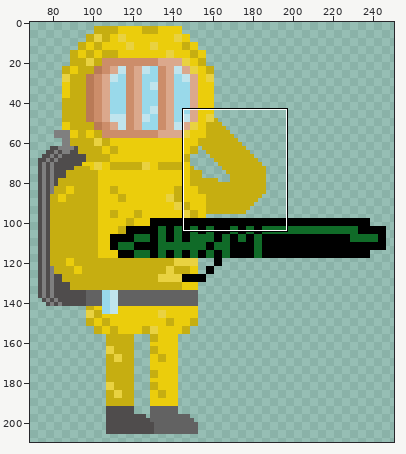
Two versions of one sprite sheet, Assets/GRAFIKI/NUREK/Reload/Reload4.png. Above, an overview of the earlier version with the close-up marked.
Close-up. Before:
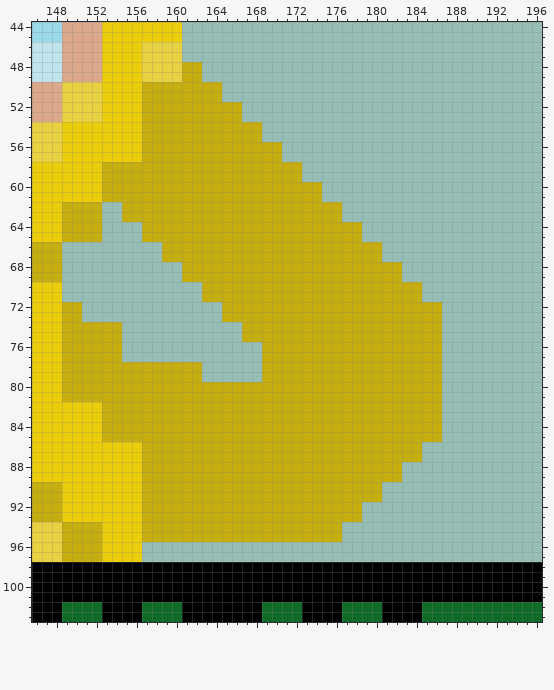
The file is 300x300 pixels. Colours within 5 levels of each other are drawn and written as one. Shown: x 146..196, y 44..103. The old version is drawn lined up with the new one, on the new canvas. The wide view leaves out empty margins.
After the commit:
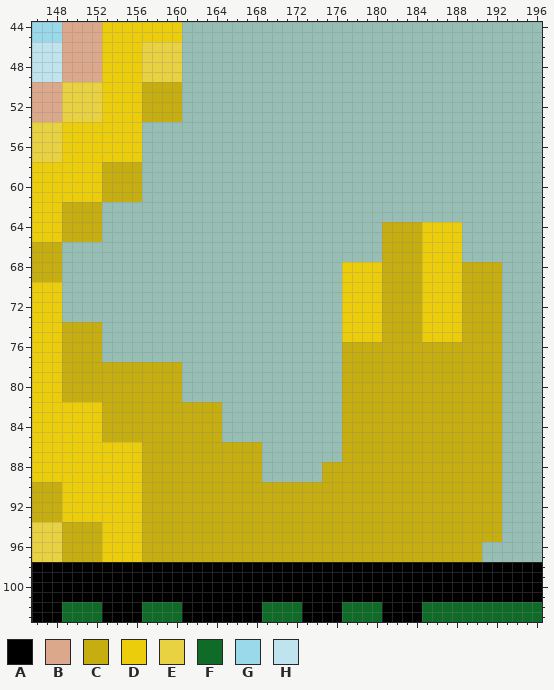
Palette (. is transparent): A #000000  B #dba88c  C #c6ae11  D #ebcd0c  E #e9d241  F #106b28  G #99d9ea  H #c0e4ed
Changes in this commit:
canvas 300x300 -> 300x210, the old top-left corner now at 61,-90 (the part of the old canvas that was cut away was empty and is not shown)
Changed rows in their new state; - is an unchanged pixel.
first column x 149:
 48 ------------..------------------------------
 49 ------------..------------------------------
 50 ------------....----------------------------
 51 ------------....----------------------------
 52 ------------......--------------------------
 53 ------------......--------------------------
 54 --------............------------------------
 55 --------............------------------------
 56 --------..............----------------------
 57 --------..............----------------------
 58 --------................--------------------
 59 --------................--------------------
 60 --------..................------------------
 61 --------..................------------------
 62 ------......................----------------
 63 ------......................----------------
 64 --------......................--CCCCDDDD----
 65 --------......................--CCCCDDDD----
 66 ----------......................CCCCDDDD----
 67 ----------......................CCCCDDDD----
 68 ------------................DDDD--CCDDDDCCCC
 69 ------------................DDDD--CCDDDDCCCC
 70 --------------..............DDDD----DDDDCCCC
 71 --------------..............DDDD----DDDDCCCC
 72 ..--------------............DDDD----DDDDCCCC
 73 ..--------------............DDDD----DDDDCCCC
 74 ----..------------..........DDDD----DDDDCCCC
 75 ----..------------..........DDDD----DDDDCCCC
 76 ----..--------------........----------CCCCCC
 77 ----..--------------........----------CCCCCC
 78 ------------..------........----------CCCCCC
 79 ------------..------........----------CCCCCC
 80 ------------................----------CCCCCC
 81 ------------................----------CCCCCC
 82 ----------------............----------CCCCCC
 83 ----------------............----------CCCCCC
 84 ----------------............----------CCCCCC
 85 ----------------............----------CCCCCC
 86 --------------------........--------CCCCCCCC
 87 --------------------........--------CCCCCCCC
 88 --------------------......--------CCCCCCCCCC
 89 --------------------......--------CCCCCCCCCC
 90 --------------------------------CCCCCCCCCCCC
 91 --------------------------------CCCCCCCCCCCC
 92 ------------------------------CCCCCCCCCCCCCC
 93 ------------------------------CCCCCCCCCCCCCC
 94 ----------------------------CCCCCCCCCCCCCCCC
 95 ----------------------------CCCCCCCCCCCCCCCC
 96 --------CCCCCCCCCCCCCCCCCCCCCCCCCCCCCCCCCC--
 97 --------CCCCCCCCCCCCCCCCCCCCCCCCCCCCCCCCCC--
Pixel boxes of the changes (left, top, right, bottom) in both close-ups:
changed: (122, 62, 502, 562)
erased: (62, 302, 122, 362)
